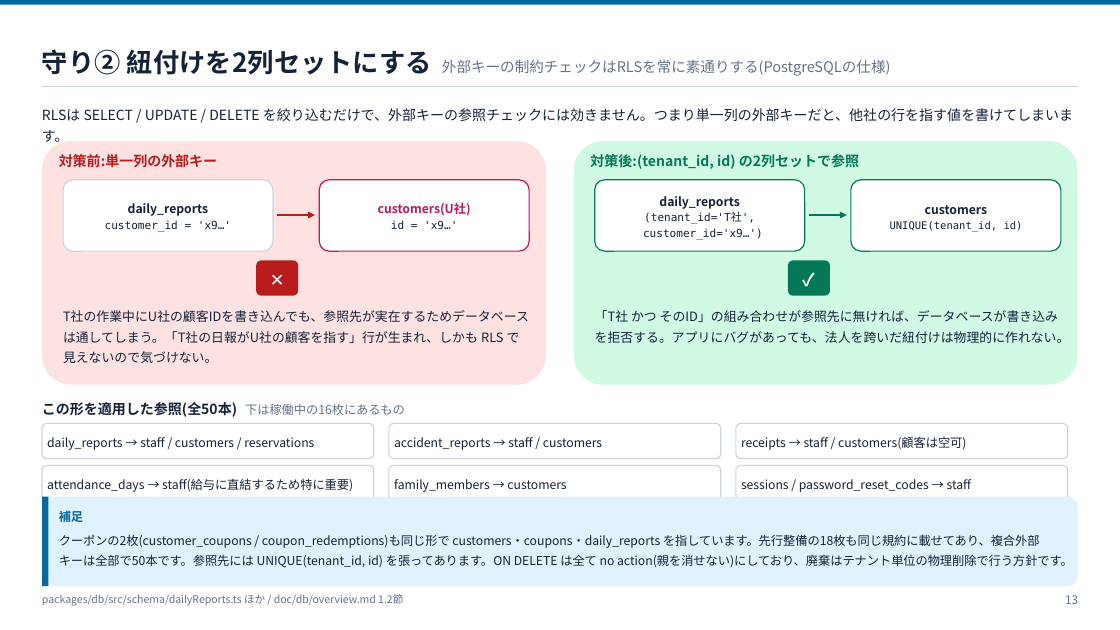
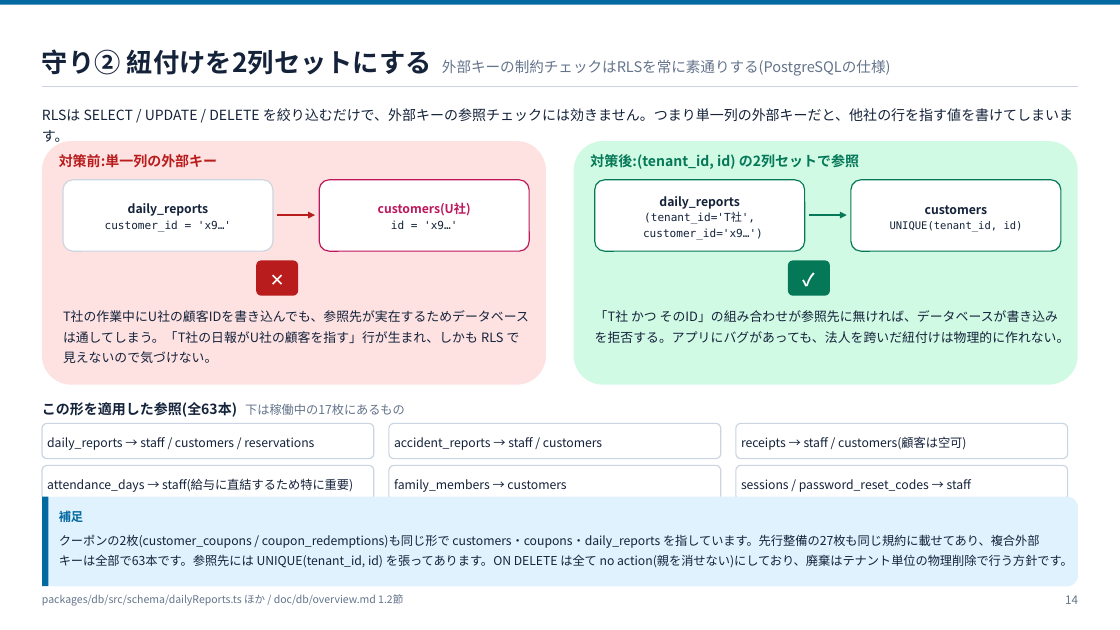
Before and after one commit to ohru131/katahimo-app, a slide deck: slide 14 of doc/slides/db-review.pptx (slide 13 before the commit). Drawn at 1120x630 pixels with LibreOffice and Linux fonts; fonts in the diff are those of the drawing. Boxes give left, top, right and bottom in pixels: in the first picture for what was removed or moved away, otherwise in the second. Text is boxed around its words. In the diff, an @@ line names an element or a change of style, - is before the commit and + after.

```diff
--- a/doc/slides/db-review.pptx
+++ b/doc/slides/db-review.pptx
@@ text at (42, 402, 405, 417): text changed @@
-この形を適用した参照(全50本) 下は稼働中の16枚にあるもの
+この形を適用した参照(全63本) 下は稼働中の17枚にあるもの
@@ text at (59, 534, 1073, 568): text changed @@
-クーポンの2枚(customer_coupons / coupon_redemptions)も同じ形で customers・coupons・daily_reports を指しています。先行整備の18枚も同じ規約に載せてあり、複合外部キーは全部で50本です。参照先には UNIQUE(tenant_id, id) を張ってあります。ON DELETE は全て no action(親を消せない)にしており、廃棄はテナント単位の物理削除で行う方針です。
+クーポンの2枚(customer_coupons / coupon_redemptions)も同じ形で customers・coupons・daily_reports を指しています。先行整備の27枚も同じ規約に載せてあり、複合外部キーは全部で63本です。参照先には UNIQUE(tenant_id, id) を張ってあります。ON DELETE は全て no action(親を消せない)にしており、廃棄はテナント単位の物理削除で行う方針です。
@@ text at (1065, 595, 1078, 604): text changed @@
-13
+14
```
Also in this commit, not shown: 25 other slides changed, 1 slide added, 52 other files.
